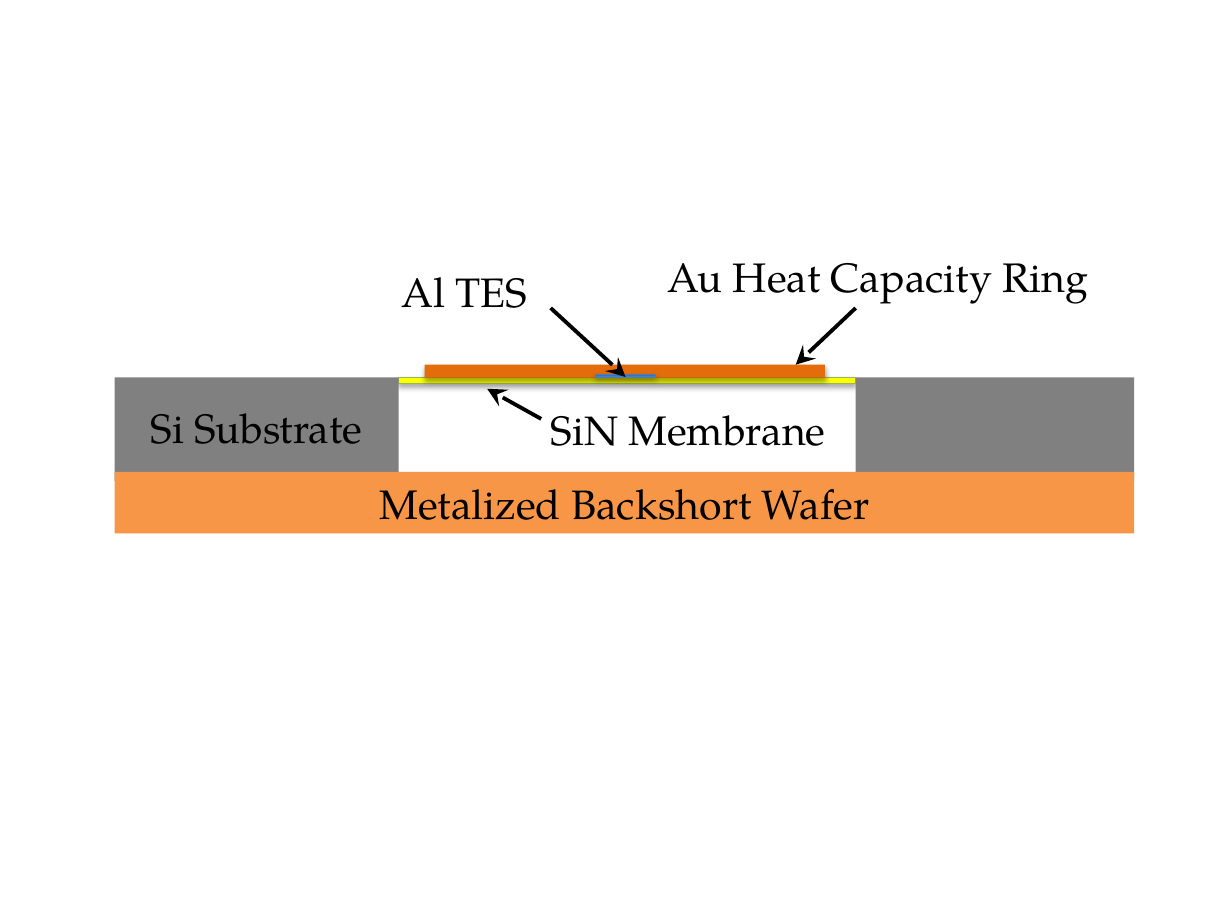
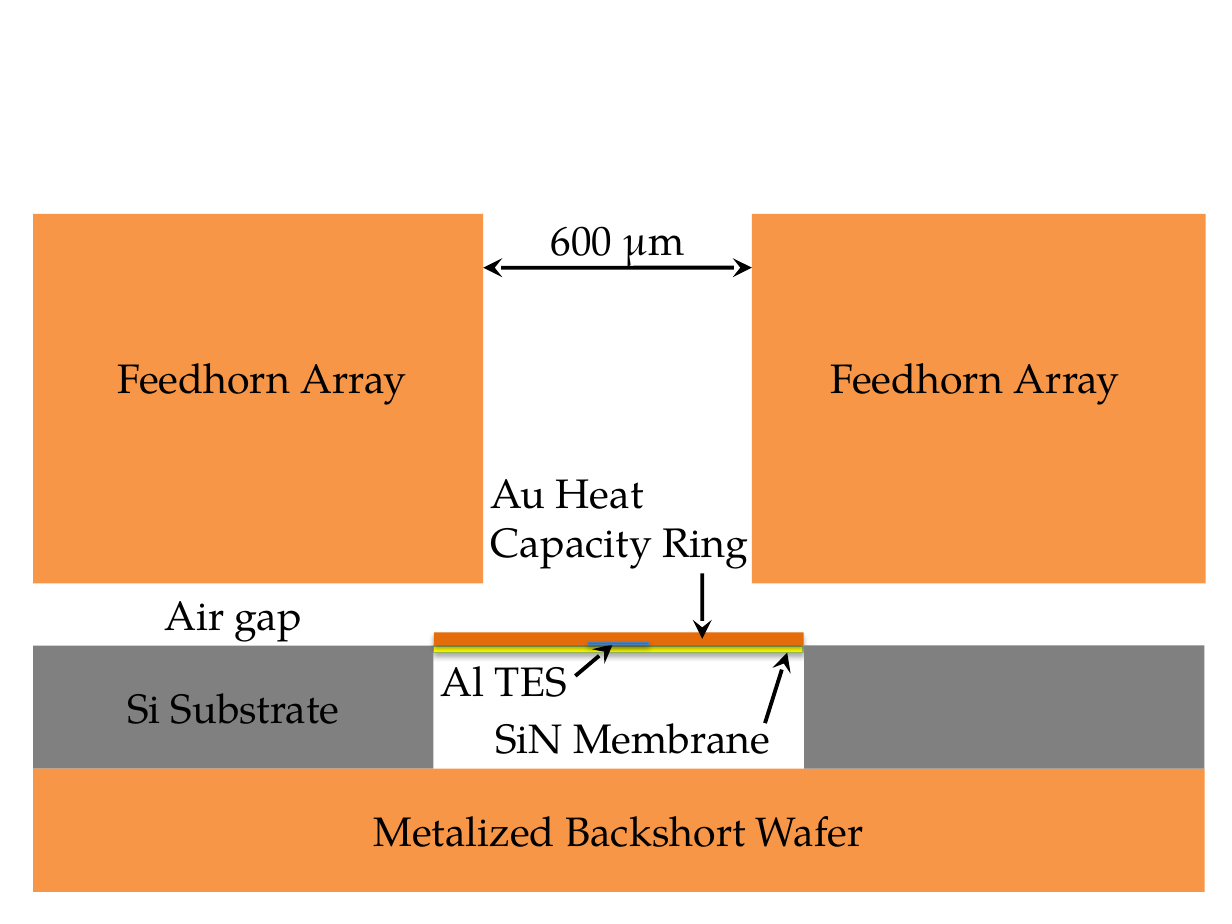
Before and after one commit to danbek/thesis, a slide deck: slide 1 of support/thesis-drawings.pptx (slide 2 before the commit). Drawn at 1232x924 pixels with LibreOffice and Linux fonts; fonts in the diff are those of the drawing. Boxes give left, top, right and bottom in pixels: in the first picture for what was removed or moved away, otherwise in the second. Text is boxed around its words. In the diff, an @@ line names an element or a change of style, - is before the commit and + after.

```diff
--- a/support/thesis-drawings.pptx
+++ b/support/thesis-drawings.pptx
@@ group added at (33,214,1205,769): 4 texts, 2 rectangles, 1 double arrow @@
+Air gap
+Feedhorn Array
+Feedhorn Array
+600 μm
@@ rectangle: place and size @@
-rectangle at (856,377,1135,480)
+rectangle at (752,214,1205,584)
@@ rectangle at (752,214,1205,584): fill #808080 to #F79646 @@
@@ text "Au Heat Capacity Ring" rewrapped from (668,263,1088,308) to (491,479,748,569) @@
@@ arrow moved from (551, 308) - (626, 377) to (702, 573) - (702, 639) @@
@@ rectangle: place and size @@
-rectangle at (115,377,399,480)
+rectangle at (33,646,434,769)
@@ text "Al TES" rewrapped from (401,277,528,308) to (441,653,567,697) @@
@@ rectangle: place and size @@
-rectangle at (425,365,825,378)
+rectangle at (434,632,803,646)
@@ rectangle: place and size @@
-rectangle at (398,377,855,383)
+rectangle at (434,646,803,652)
@@ arrow moved from (541, 419) - (487, 389) to (575, 676) - (612, 644) @@
@@ rectangle: place and size @@
-rectangle at (595,375,655,377)
+rectangle at (588,642,648,644)
@@ arrow moved from (856, 308) - (796, 365) to (765, 723) - (787, 653) @@
@@ text "Si Substrate": place and size @@
-text "Si Substrate" at (151,413,362,444)
+text "Si Substrate" at (127,693,339,724)
@@ text "SiN Membrane" rewrapped from (551,415,825,446) to (495,710,770,769) @@
@@ rectangle: place and size @@
-rectangle at (115,472,1135,533)
+rectangle at (33,769,1205,892)
@@ text "Metalized Backshort Wafer" rewrapped from (379,489,870,534) to (373,816,864,847) @@
```
Also in this commit, not shown: 1 slide removed, 7 other files.
